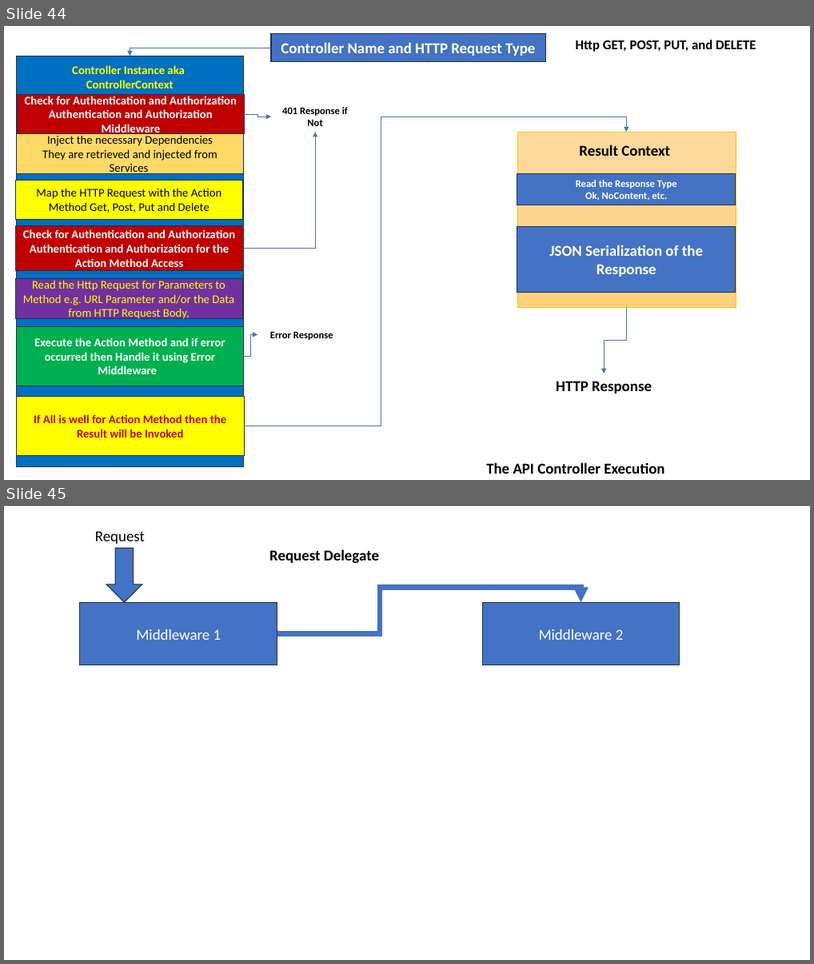
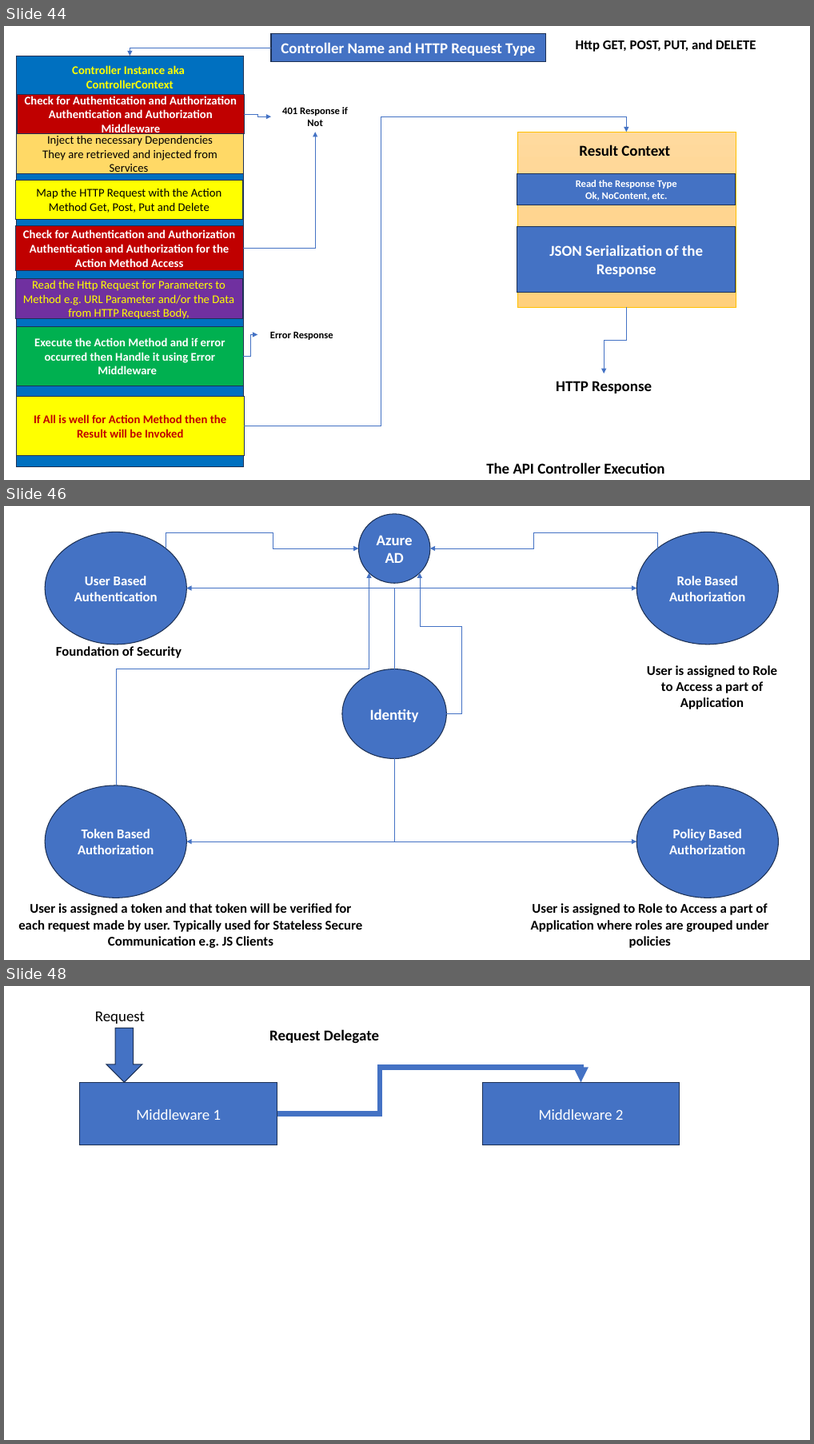
Before and after one commit to maheshsabnis/capita_sept_2023_Oct, a slide deck: Images.pptx. Shown one above the other, each under a label of ours: slides 44 and 45 before the commit, slides 44, 46 and 48 after it; the slides between them are not shown. The pictures are 814x964 and 814x1444 pixels, drawn with LibreOffice and Linux fonts; fonts in the diff are those of the drawing. Boxes give left, top, right and bottom in pixels: in the first picture for what was removed or moved away, otherwise in the second. Text is boxed around its words. In the diff, an @@ line names an element or a change of style, - is before the commit and + after.

```diff
--- a/Images.pptx
+++ b/Images.pptx
@@ slide 46 added at (x1=4, y1=506, x2=810, y2=960), background #FFFFFF @@
@@ ellipse added at (x1=359, y1=514, x2=430, y2=583), fill #4472C4, outline #1E3256 1 pt, 18 pt, text #FFFFFF, bold @@
+Azure
+AD
@@ ellipse added at (x1=45, y1=532, x2=186, y2=644), fill #4472C4, outline #1E3256 1 pt, 16 pt, text #FFFFFF, bold @@
+User Based Authentication
@@ elbow arrow added from (166, 548) to (359, 548), #4472C4 0.5 pt @@
@@ elbow arrow added from (658, 548) to (430, 548), #4472C4 0.5 pt @@
@@ ellipse added at (x1=638, y1=532, x2=779, y2=644), fill #4472C4, outline #1E3256 1 pt, 16 pt, text #FFFFFF, bold @@
+Role Based Authorization
@@ elbow arrow added from (116, 785) to (370, 573), #4472C4 0.5 pt @@
@@ elbow arrow added from (447, 713) to (420, 573), #4472C4 0.5 pt @@
@@ elbow arrow added from (394, 668) to (186, 588), #4472C4 0.5 pt @@
@@ elbow arrow added from (394, 668) to (638, 588), #4472C4 0.5 pt @@
@@ text added at (x1=56, y1=644, x2=182, y2=658), 16 pt, text #000000, bold @@
+Foundation of Security
@@ ellipse added at (x1=342, y1=668, x2=447, y2=758), fill #4472C4, outline #1E3256 1 pt, 18 pt, text #FFFFFF, bold @@
+Identity
@@ text added at (x1=647, y1=665, x2=778, y2=709), 16 pt, text #000000, bold @@
+User is assigned to Role to Access a part of Application
@@ elbow arrow added from (394, 758) to (186, 841), #4472C4 0.5 pt @@
@@ elbow arrow added from (394, 758) to (638, 841), #4472C4 0.5 pt @@
@@ ellipse added at (x1=45, y1=785, x2=186, y2=898), fill #4472C4, outline #1E3256 1 pt, 16 pt, text #FFFFFF, bold @@
+Token Based Authorization
@@ ellipse added at (x1=638, y1=785, x2=779, y2=898), fill #4472C4, outline #1E3256 1 pt, 16 pt, text #FFFFFF, bold @@
+Policy Based Authorization
@@ text added at (x1=18, y1=903, x2=363, y2=948), 16 pt, text #000000, bold @@
+User is assigned a token and that token will be verified for each request made by user. Typically used for Stateless Secure Communication e.g. JS Clients
@@ text added at (x1=531, y1=903, x2=769, y2=948), 16 pt, text #000000, bold @@
+User is assigned to Role to Access a part of Application where roles are grouped under policies
@@ what was slide 45 is now slide 48 @@
```
Also in this commit, not shown: 7 other slides added, 13 other files.
